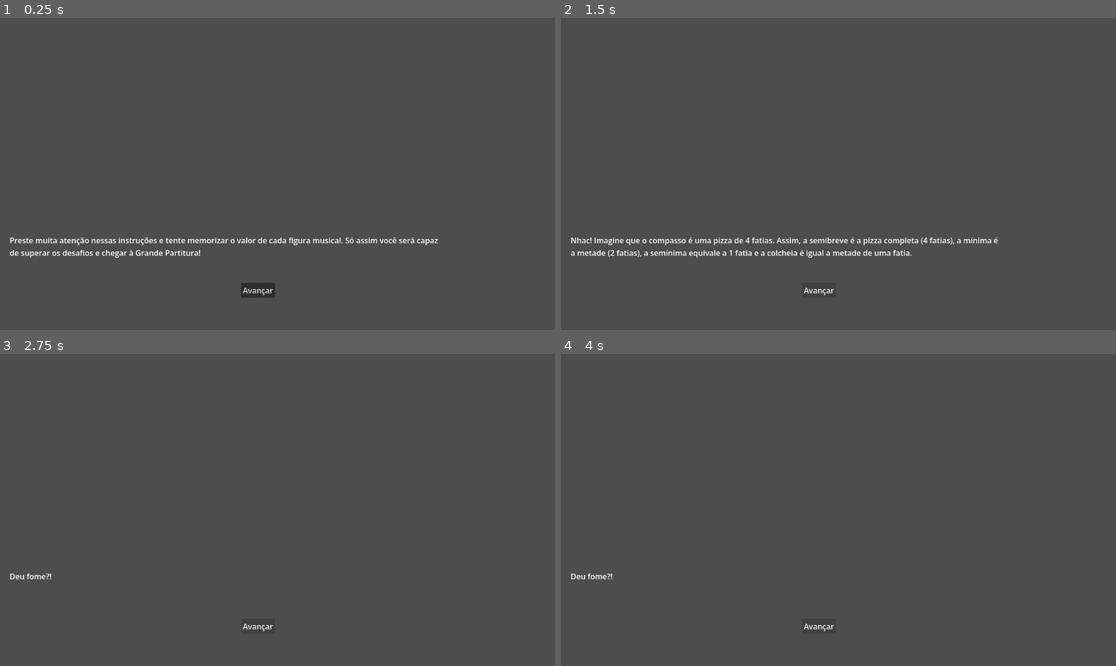
Above: before the commit, frames 1-4 (two rows, left to right).
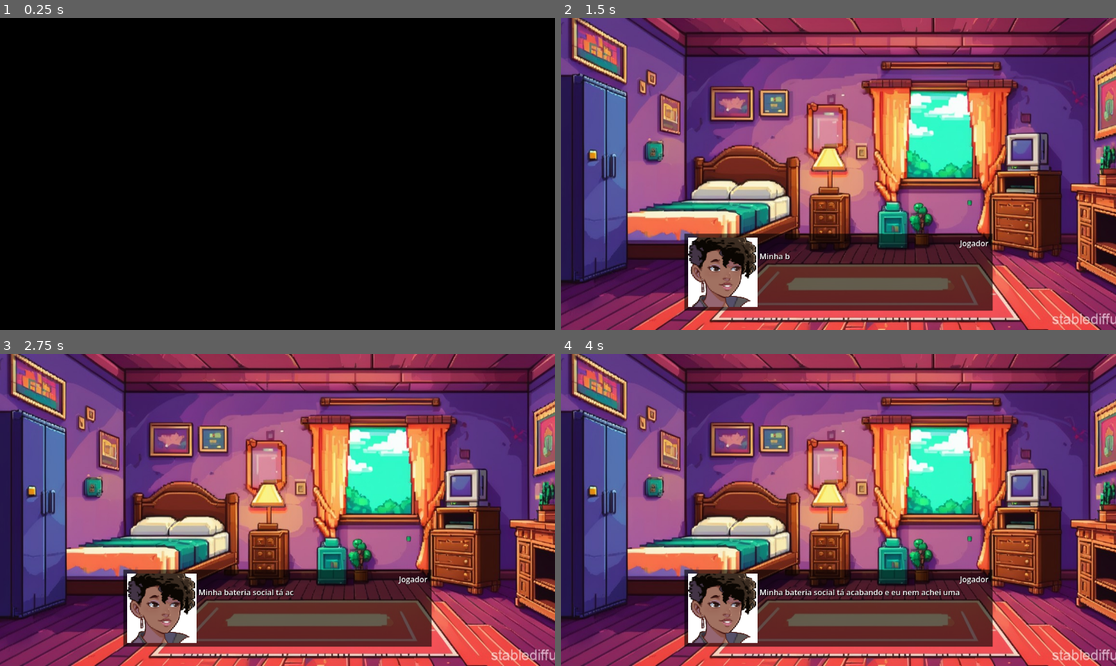
Above: after the commit, the same moments.

Repository: LS-PLuka/matematica-musical
Game: Godot game, scene res://scenes/cutscenes/abertura.tscn
Two runs of this game, one before a commit and one after it. Both use one fixed random seed, a clock stepped at 60 frames per second and the inputs below. Before the commit the project starts from res://scripts/ui/tutorial_musical.tscn. Video files are missing from this copy of the repository; at most half a second of black plays in their place.
Inputs (mouse positions are in pixels of both pictures, inside the frame that each line leads up to):
- Up to frame 1 (0.25 s): no input
- Up to frame 2 (1.5 s): click (816, 289) at 0.5 s, where only the run before the commit has a clickable "Avançar"; click (816, 289) at 1.25 s, where only the run before the commit has a clickable "Avançar"
- Up to frame 3 (2.75 s): click (255, 625) at 2 s, where only the run before the commit has a clickable "Avançar"
- Up to frame 4 (4 s): tap Enter (ui_accept) at 2.75, 3.6, 3.77 s; hold Enter (ui_accept) 2.78-3.53 s; tap Space (ui_select) at 2.85, 3.8 s

The runs differ from the first frame. In frame 1, 100% of the frame differs, in the area x 0-100%, y 0-100%; in frame 2, 98%; in frame 3, 98%; in frame 4, 98%.

Commit message:
feat: implementa sistema de cutscenes com video e dialogo

Diff:
--- a/project.godot
+++ b/project.godot
@@ -11,8 +11,12 @@
 [application]
 
 config/name="matematica-musical"
-run/main_scene="uid://clygcl31yllbx"
+run/main_scene="uid://dwb2jeubuqo6y"
 config/features=PackedStringArray("4.6", "GL Compatibility")
+
+[autoload]
+
+SceneManager="*uid://ddrjfw1uoau"
 
 [physics]
 
--- /dev/null
+++ b/scenes/cutscenes/abertura.tscn
@@ -0,0 +1,23 @@
+[gd_scene format=3 uid="uid://dwb2jeubuqo6y"]
+
+[ext_resource type="Script" uid="uid://cbc18oh8syvcg" path="res://scripts/cutscenes/abertura.gd" id="1_elv3s"]
+[ext_resource type="VideoStream" uid="uid://cy6bhkxarlrsh" path="res://assets/video/abertura.ogv" id="1_h0a1u"]
+
+[node name="Abertura" type="Control" unique_id=720173881]
+layout_mode = 3
+anchors_preset = 15
+anchor_right = 1.0
+anchor_bottom = 1.0
+grow_horizontal = 2
+grow_vertical = 2
+script = ExtResource("1_elv3s")
+
+[node name="VideoStreamPlayer" type="VideoStreamPlayer" parent="." unique_id=171044619]
+layout_mode = 1
+anchors_preset = 15
+anchor_right = 1.0
+anchor_bottom = 1.0
+grow_horizontal = 2
+grow_vertical = 2
+stream = ExtResource("1_h0a1u")
+expand = true
--- /dev/null
+++ b/scenes/cutscenes/creditos.tscn
@@ -0,0 +1,21 @@
+[gd_scene format=3 uid="uid://mnvcsmo2einw"]
+
+[ext_resource type="VideoStream" uid="uid://cy6bhkxarlrsh" path="res://assets/video/abertura.ogv" id="2_3oybk"]
+
+[node name="Creditos" type="Control" unique_id=1499725175]
+layout_mode = 3
+anchors_preset = 15
+anchor_right = 1.0
+anchor_bottom = 1.0
+grow_horizontal = 2
+grow_vertical = 2
+
+[node name="VideoStreamPlayer" type="VideoStreamPlayer" parent="." unique_id=2016762529]
+layout_mode = 1
+anchors_preset = 15
+anchor_right = 1.0
+anchor_bottom = 1.0
+grow_horizontal = 2
+grow_vertical = 2
+stream = ExtResource("2_3oybk")
+expand = true
--- /dev/null
+++ b/scenes/cutscenes/epilogo.tscn
@@ -0,0 +1,23 @@
+[gd_scene format=3 uid="uid://dh7s816knflky"]
+
+[ext_resource type="Script" uid="uid://2ft5qpiu350a" path="res://scripts/cutscenes/epilogo.gd" id="1_7l8jh"]
+[ext_resource type="VideoStream" uid="uid://cy6bhkxarlrsh" path="res://assets/video/abertura.ogv" id="1_n23s4"]
+
+[node name="Epilogo" type="Control" unique_id=611444408]
+layout_mode = 3
+anchors_preset = 15
+anchor_right = 1.0
+anchor_bottom = 1.0
+grow_horizontal = 2
+grow_vertical = 2
+script = ExtResource("1_7l8jh")
+
+[node name="VideoStreamPlayer" type="VideoStreamPlayer" parent="." unique_id=2031250885]
+layout_mode = 1
+anchors_preset = 15
+anchor_right = 1.0
+anchor_bottom = 1.0
+grow_horizontal = 2
+grow_vertical = 2
+stream = ExtResource("1_n23s4")
+expand = true
--- a/scenes/cutscenes/prologo.tscn
+++ b/scenes/cutscenes/prologo.tscn
@@ -1,9 +1,37 @@
 [gd_scene format=3 uid="uid://dc4voq6f13h0v"]
 
-[ext_resource type="Script" uid="uid://wwv2bapvcaat" path="res://scripts/gameplay/prologo.gd" id="1_2cgra"]
+[ext_resource type="Script" uid="uid://d08vrwiei85kl" path="res://scripts/cutscenes/prologo.gd" id="1_cqf1j"]
+[ext_resource type="VideoStream" uid="uid://cy6bhkxarlrsh" path="res://assets/video/abertura.ogv" id="2_cqf1j"]
+[ext_resource type="Texture2D" uid="uid://xhs8877xn2vc" path="res://assets/images/background-quarto.jpg" id="2_vvg02"]
 
-[node name="Prologo" type="Node2D" unique_id=1599470521 node_paths=PackedStringArray("_hud")]
-script = ExtResource("1_2cgra")
-_hud = NodePath("HUD")
+[node name="Prologo" type="Control" unique_id=1372092922]
+layout_mode = 3
+anchors_preset = 15
+anchor_right = 1.0
+anchor_bottom = 1.0
+grow_horizontal = 2
+grow_vertical = 2
+script = ExtResource("1_cqf1j")
 
-[node name="HUD" type="CanvasLayer" parent="." unique_id=1189379909]
+[node name="Background" type="TextureRect" parent="." unique_id=1122060669]
+layout_mode = 1
+anchors_preset = 15
+anchor_right = 1.0
+anchor_bottom = 1.0
+offset_left = -192.0
+offset_right = 192.0
+grow_horizontal = 2
+grow_vertical = 2
+texture = ExtResource("2_vvg02")
+
+[node name="VideoStreamPlayer" type="VideoStreamPlayer" parent="." unique_id=896302857]
+layout_mode = 1
+anchors_preset = 15
+anchor_right = 1.0
+anchor_bottom = 1.0
+grow_horizontal = 2
+grow_vertical = 2
+stream = ExtResource("2_cqf1j")
+expand = true
+
+[node name="HUD" type="CanvasLayer" parent="." unique_id=1329960658]
--- /dev/null
+++ b/scripts/autoload/scene_manager.gd
@@ -0,0 +1,4 @@
+extends Node
+
+func ir_para(caminho: String) -> void:
+	get_tree().change_scene_to_file(caminho)
--- a/scripts/autoload/scener_manager.gd
+++ /dev/null
@@ -1,11 +0,0 @@
-extends Node
-
-
-# Called when the node enters the scene tree for the first time.
-func _ready() -> void:
-	pass # Replace with function body.
-
-
-# Called every frame. 'delta' is the elapsed time since the previous frame.
-func _process(delta: float) -> void:
-	pass
--- /dev/null
+++ b/scripts/cutscenes/abertura.gd
@@ -0,0 +1,13 @@
+extends Control
+
+func _ready() -> void:
+	$VideoStreamPlayer.finished.connect(_ao_terminar)
+	$VideoStreamPlayer.play()
+
+func _unhandled_input(_event: InputEvent) -> void:
+	if Input.is_action_just_pressed("ui_cancel"):
+		_ao_terminar()
+
+func _ao_terminar() -> void:
+	set_process_unhandled_input(false)
+	SceneManager.ir_para("res://scenes/cutscenes/prologo.tscn")
--- /dev/null
+++ b/scripts/cutscenes/creditos.gd
@@ -0,0 +1,13 @@
+extends Control
+
+func _ready() -> void:
+	$VideoStreamPlayer.finished.connect(_ao_terminar)
+	$VideoStreamPlayer.play()
+
+func _unhandled_input(_event: InputEvent) -> void:
+	if Input.is_action_just_pressed("ui_cancel"):
+		_ao_terminar()
+
+func _ao_terminar() -> void:
+	set_process_unhandled_input(false)
+	SceneManager.ir_para("res://scenes/ui/menu_principal.tscn")
--- /dev/null
+++ b/scripts/cutscenes/epilogo.gd
@@ -0,0 +1,13 @@
+extends Control
+
+func _ready() -> void:
+	$VideoStreamPlayer.finished.connect(_ao_terminar)
+	$VideoStreamPlayer.play()
+
+func _unhandled_input(_event: InputEvent) -> void:
+	if Input.is_action_just_pressed("ui_cancel"):
+		_ao_terminar()
+
+func _ao_terminar() -> void:
+	set_process_unhandled_input(false)
+	SceneManager.ir_para("res://scenes/cutscenes/creditos.tscn")
--- /dev/null
+++ b/scripts/cutscenes/prologo.gd
@@ -0,0 +1,52 @@
+extends Control
+
+const DIALOG_SCREEN = preload("res://scenes/ui/dialog_screen.tscn")
+const DURACAO_FADE := 0.8
+const PROXIMA_CENA := "res://scenes/ui/menu_principal.tscn"
+
+@onready var video_player: VideoStreamPlayer = $VideoStreamPlayer
+@onready var hud: CanvasLayer = $HUD
+
+var _dialogo_iniciado: bool = false
+
+var _dialog_data: Dictionary = {
+	0: {
+		"faceset": "res://assets/sprites/characters/portrait_temporary_1.png",
+		"dialog": "Minha bateria social tá acabando e eu nem achei uma tomada de três pinos nesse quarto... Que tédio.",
+		"title": "Jogador"
+	},
+	1: {
+		"faceset": "res://assets/sprites/characters/portrait_temporary_1.png",
+		"dialog": "Alguém me explica por que esse 'Spotify' de plástico redondo risca tanto? Deixa eu ver se isso ainda liga...",
+		"title": "Jogador"
+	},
+}
+
+func _ready() -> void:
+	$Background.visible = false
+	video_player.finished.connect(_ao_terminar_video)
+	video_player.play()
+
+func _unhandled_input(_event: InputEvent) -> void:
+	# Escape só funciona enquanto o diálogo NÃO começou
+	if Input.is_action_just_pressed("ui_cancel") and not _dialogo_iniciado:
+		_pular_para_dialogo()
+
+func _pular_para_dialogo() -> void:
+	# Para o vídeo e inicia o diálogo direto
+	video_player.stop()
+	_ao_terminar_video()
+
+func _ao_terminar_video() -> void:
+	_dialogo_iniciado = true
+	set_process_unhandled_input(false)
+	video_player.visible = false
+	$Background.visible = true
+
+	var dialog: DialogScreen = DIALOG_SCREEN.instantiate()
+	dialog.data = _dialog_data
+	dialog.dialogo_finalizado.connect(_ao_terminar_dialogo)
+	hud.add_child(dialog)
+
+func _ao_terminar_dialogo() -> void:
+	SceneManager.ir_para(PROXIMA_CENA)
--- a/scripts/gameplay/prologo.gd
+++ /dev/null
@@ -1,29 +0,0 @@
-extends Node2D
-class_name  Level
-
-const _DIALOG_SCREEN: PackedScene = preload("res://scenes/ui/dialog_screen.tscn")
-
-var _dialogo_iniciado: bool = false
-var _dialog_data: Dictionary = {
-	0: {
-		"faceset": "res://assets/sprites/characters/portrait_temporary_1.png",
-		"dialog": "Minha bateria social tá acabando e eu nem achei uma tomada de três pinos nesse quarto... Que tédio.",
-		"title": "Jogador"
-	},
-
-	1: {
-		"faceset": "res://assets/sprites/characters/portrait_temporary_1.png",
-		"dialog": "Alguém me explica por que esse 'Spotify' de plástico redondo risca tanto? Deixa eu ver se isso ainda liga...",
-		"title": "Jogador"
-	},
-}
-
-@export_category("Objects")
-@export var _hud: CanvasLayer = null
-
-func _input(event: InputEvent) -> void:
-	if Input.is_action_just_pressed("ui_select") and not _dialogo_iniciado:
-		_dialogo_iniciado = true
-		var _new_dialog: DialogScreen = _DIALOG_SCREEN.instantiate()
-		_new_dialog.data = _dialog_data
-		_hud.add_child(_new_dialog)
--- a/scripts/ui/dialog_screen.gd
+++ b/scripts/ui/dialog_screen.gd
@@ -1,10 +1,11 @@
 extends Control
 class_name DialogScreen
 
-var _step: float = 0.05 #velocidade do texto || tempo para escrever
+signal dialogo_finalizado
 
-var _id: int = 0 #para acessar o indice atual do dialogo
-var data: Dictionary = {} #armazenar a mensagem
+var _step: float = 0.05
+var _id: int = 0
+var data: Dictionary = {}
 
 @export_category("Objects")
 @export var _name: Label = null
@@ -13,7 +14,6 @@
 
 func _ready() -> void:
 	_initialize_dialog()
-
 
 func _process(_delta: float) -> void:
 	if Input.is_action_pressed("ui_accept") and _dialog.visible_ratio < 1:
@@ -24,17 +24,15 @@
 	if Input.is_action_just_pressed("ui_accept"):
 		_id += 1
 		if _id == data.size():
+			dialogo_finalizado.emit()
 			queue_free()
 			return
-
 		_initialize_dialog()
 
-
-func _initialize_dialog():
+func _initialize_dialog() -> void:
 	_name.text = data[_id]["title"]
 	_dialog.text = data[_id]["dialog"]
 	_faceset.texture = load(data[_id]["faceset"])
-
 	_dialog.visible_characters = 0
 	while _dialog.visible_ratio < 1:
 		await get_tree().create_timer(_step).timeout
Binary file added: assets/images/background-quarto.jpg
Not shown: 1 places in scenes/ui/dialog_screen.tscn that only renumber resources
Renamed: scripts/autoload/scener_manager.gd.uid -> scripts/autoload/scene_manager.gd.uid
Not shown, added: scripts/cutscenes/abertura.gd.uid
Not shown, added: scripts/cutscenes/creditos.gd.uid
Not shown, added: scripts/cutscenes/epilogo.gd.uid
Not shown, added: scripts/cutscenes/prologo.gd.uid
Not shown, removed: scripts/gameplay/prologo.gd.uid
Not shown, added: assets/video/abertura.ogv
